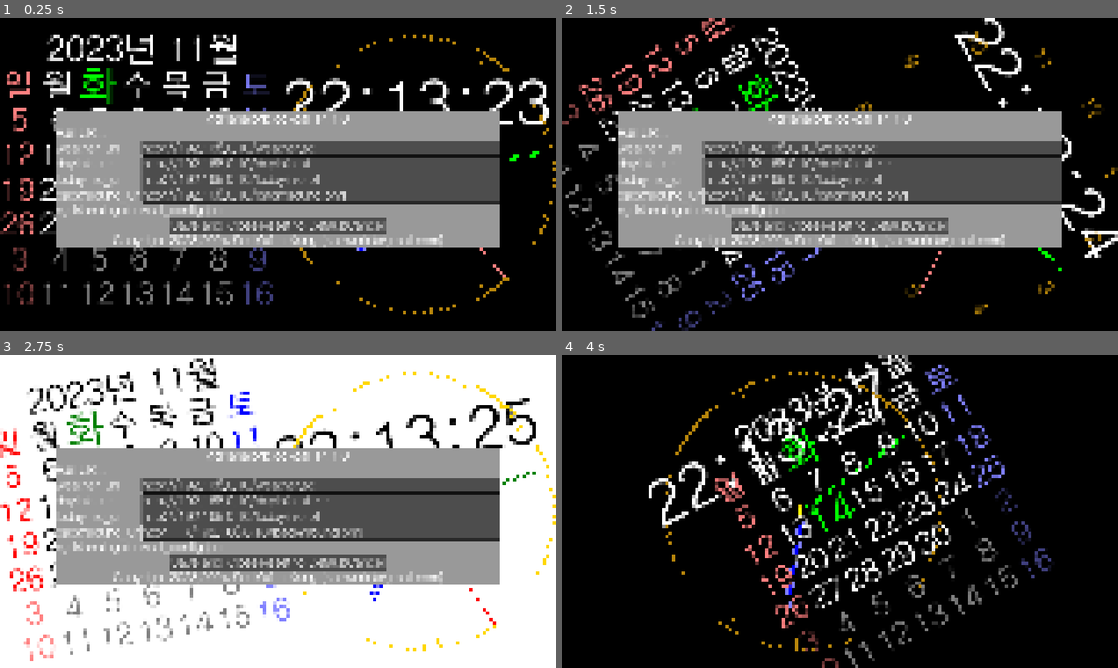
Above: before the commit, frames 1-4 (two rows, left to right).
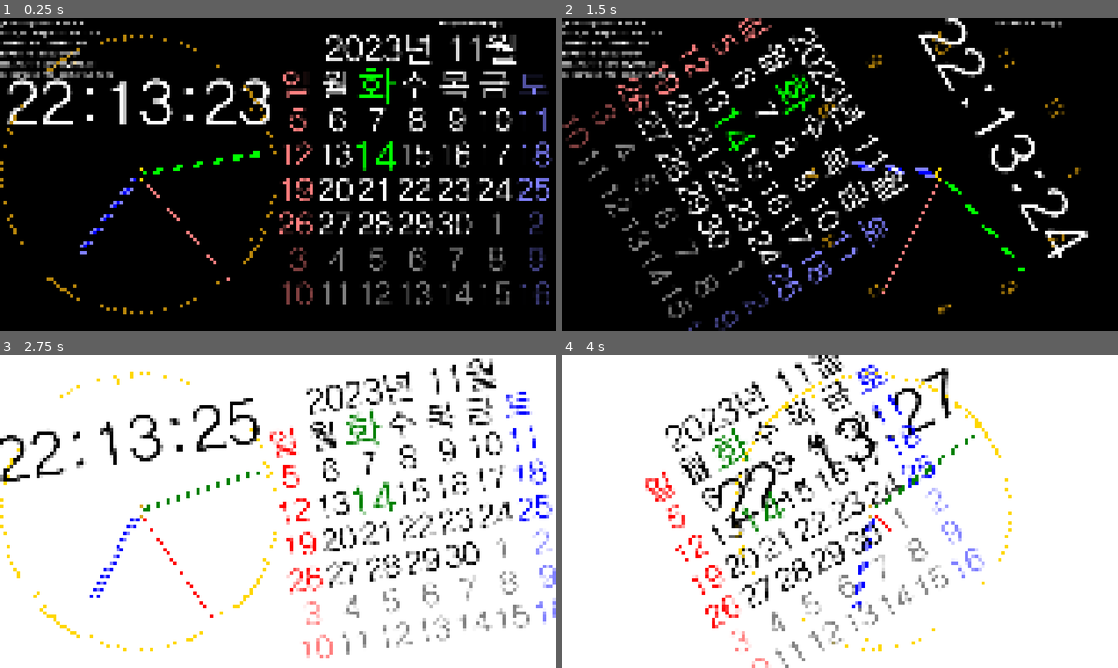
Above: after the commit, the same moments.

Repository: kasworld/gd4analogclockcal
Game: Godot game, scene res://main.tscn
Same seed, same stepped clock (60 frames per second), same inputs: the game is played once before the commit and once after it.
Inputs (mouse positions are in pixels of both pictures, inside the frame that each line leads up to):
- Up to frame 1 (0.25 s): no input
- Up to frame 2 (1.5 s): tap Enter at 0.5, 0.6 s; move the mouse to (962, 158) at 0.52 s; click (962, 158) at 0.67 s; tap Space at 0.77, 1.07 s; tap Z at 0.8, 1.35 s; move the mouse to (728, 190) at 1.27 s; click (728, 190) at 1.42 s
- Up to frame 3 (2.75 s): tap Space at 1.52, 1.55, 1.82, 2.1 s; move the mouse to (333, 442) at 2.02 s; click (333, 442) at 2.17 s; tap Enter at 2.3 s
- Up to frame 4 (4 s): move the mouse to (812, 574) at 2.77 s; tap Enter at 2.85 s; click (812, 574) at 2.92 s; tap Space at 3.02, 3.32, 3.77, 3.8 s; tap Z at 3.05, 3.6 s; move the mouse to (1006, 558) at 3.52 s; click (1006, 558) at 3.67 s

The runs differ from the first frame. In frame 1, 47% of the frame differs, in the area x 0-100%, y 1-95%; in frame 2, 45%; in frame 3, 46%; in frame 4, 96%, in the area x 0-100%, y 0-100%.
Error before the commit: Attempt to call function 'store_line' in base 'null instance' on a null instance. (res://global/config.gd:13)

Commit message:
refactoring

Diff:
--- a/FPS/fps.gd
+++ /dev/null
@@ -1,13 +0,0 @@
-extends Control
-
-func _ready() -> void:
-	update_label_info()
-
-func update_label_info()->void:
-	$LabelInfo.text = """%d FPS (%.2f mspf)""" % [
-	Engine.get_frames_per_second(),
-	1000.0 / Engine.get_frames_per_second(),
-]
-
-func _on_timer_timeout() -> void:
-	update_label_info()
--- a/FPS/fps.tscn
+++ /dev/null
@@ -1,26 +0,0 @@
-[gd_scene load_steps=4 format=3 uid="uid://ctqhdp0co2165"]
-
-[ext_resource type="Script" uid="uid://c7hugax34ni1t" path="res://FPS/fps.gd" id="1_43us5"]
-
-[sub_resource type="SystemFont" id="SystemFont_xcix8"]
-
-[sub_resource type="LabelSettings" id="LabelSettings_8w82p"]
-font = SubResource("SystemFont_xcix8")
-font_size = 32
-outline_size = 2
-outline_color = Color(0, 0, 0, 1)
-
-[node name="FPS" type="Control"]
-layout_mode = 3
-anchors_preset = 0
-script = ExtResource("1_43us5")
-
-[node name="LabelInfo" type="Label" parent="."]
-offset_right = 40.0
-offset_bottom = 23.0
-label_settings = SubResource("LabelSettings_8w82p")
-
-[node name="Timer" type="Timer" parent="."]
-autostart = true
-
-[connection signal="timeout" from="Timer" to="." method="_on_timer_timeout"]
--- a/analog_clock/analog_clock.gd
+++ b/analog_clock/analog_clock.gd
@@ -20,7 +20,10 @@
 
 	info_text = InfoText.new()
 	add_child(info_text)
-	info_text.init_request(config.weather_url,config.dayinfo_url,config.todayinfo_url)
+	info_text.init_request(
+		config.base_url + config.weather_file,
+		config.base_url + config.dayinfo_file,
+		config.base_url + config.todayinfo_file)
 	info_text.text_updated.connect(_on_update_info_text)
 
 	update_color()
--- a/global/config.gd
+++ /dev/null
@@ -1,46 +0,0 @@
-extends Node
-
-func file_full_path(fname :String)->String:
-	return OS.get_system_dir(OS.SYSTEM_DIR_DOCUMENTS) + "/" + fname
-
-func file_exist(fname :String)->bool:
-	return FileAccess.file_exists(file_full_path(fname))
-
-func save_json(fname :String, config :Dictionary)-> String:
-	config.erase("load_error") # remove old load result
-	var fileobj = FileAccess.open( file_full_path(fname), FileAccess.WRITE)
-	var json_string = JSON.stringify(config)
-	fileobj.store_line(json_string)
-	return "%s save" % [file_full_path(fname)]
-
-func new_by_load(fname :String, config :Dictionary, version_key:String)->Dictionary:
-	config.erase("load_error") # remove old load result
-	var rtn = {}
-	var fileobj = FileAccess.open(file_full_path(fname), FileAccess.READ)
-	var json_string = fileobj.get_as_text()
-	var json = JSON.new()
-	var error = json.parse(json_string)
-	if error == OK:
-		rtn = json.data
-		for k in config:
-			if rtn.get(k) == null :
-				rtn.load_error = "field not found %s" % [ k ]
-				break
-		if rtn.get("load_error") == null and ( rtn[version_key] != config[version_key] ):
-			rtn.load_error = "version not match %s %s" % [rtn[version_key] , config[version_key]]
-	else:
-		rtn.load_error = "JSON Parse Error: %s in %s at line %s" % [ json.get_error_message(),  json_string,  json.get_error_line()]
-	return rtn
-
-# call at start
-func load_or_save(fname :String, config :Dictionary, version_key:String)->Dictionary:
-	if !file_exist(fname):
-		save_json(fname,config)
-		return config
-	var new_config = new_by_load(fname,config,version_key)
-	if new_config.get("load_error") != null:
-		print_debug(new_config.load_error)
-		save_json(fname,config)
-		return config
-	else :
-		return new_config
--- /dev/null
+++ b/lib/animation_2d.gd
@@ -0,0 +1,150 @@
+class_name Animation2D
+
+signal animation_ended(st :Node2D, ani :Dictionary)
+
+var animation_list :Array[Dictionary]
+# {Name,  Node2d, Field(position, rotation, scale), SubField(0,1,2) , StartValue, EndValue , StartTick, DurSec }
+
+func get_animation_count() -> int:
+	return animation_list.size()
+
+func is_empty() -> bool:
+	return animation_list.is_empty()
+
+func is_Name_exist(name :String) -> bool:
+	for d in animation_list:
+		if d.Name == name:
+			return true
+	return false
+
+func find_by_Name(name :String) -> Array[Dictionary]:
+	var rtn :Array[Dictionary]
+	for d in animation_list:
+		if d.Name == name:
+			rtn.append(d)
+	return rtn
+
+func is_Field_exist(field :String) -> bool:
+	for d in animation_list:
+		if d.Field == field:
+			return true
+	return false
+
+func find_by_Field(field :String) -> Array[Dictionary]:
+	var rtn :Array[Dictionary]
+	for d in animation_list:
+		if d.Field == field:
+			rtn.append(d)
+	return rtn
+
+func start_move(name :String, node :Node2D, src_val :Vector2, dst_val: Vector2, dur_sec :float) -> Dictionary:
+	var ani := {
+		"Name" : name, # for end signal
+		"Node2D" : node,
+		"Field" : "position",
+		"StartValue" : src_val,
+		"EndValue" : dst_val,
+		"StartTick" : Time.get_unix_time_from_system(),
+		"DurSec" : dur_sec,
+	}
+	animation_list.append(ani)
+	return ani
+
+func start_move_subfield(name :String, node :Node2D, sub_index :int, src_val :float, dst_val: float, dur_sec :float) -> Dictionary:
+	var ani := {
+		"Name" : name, # for end signal
+		"Node2D" : node,
+		"Field" : "position",
+		"SubField" : sub_index,
+		"StartValue" : src_val,
+		"EndValue" : dst_val,
+		"StartTick" : Time.get_unix_time_from_system(),
+		"DurSec" : dur_sec,
+	}
+	animation_list.append(ani)
+	return ani
+
+func start_rotate(name :String, node :Node2D, src_val :Vector2, dst_val: Vector2, dur_sec :float) -> Dictionary:
+	var ani := {
+		"Name" : name, # for end signal
+		"Node2D" : node,
+		"Field" : "rotation",
+		"StartValue" : src_val,
+		"EndValue" : dst_val,
+		"StartTick" : Time.get_unix_time_from_system(),
+		"DurSec" : dur_sec,
+	}
+	animation_list.append(ani)
+	return ani
+
+func start_rotate_subfield(name :String, node :Node2D, sub_index :int, src_val :float, dst_val: float, dur_sec :float) -> Dictionary:
+	var ani := {
+		"Name" : name, # for end signal
+		"Node2D" : node,
+		"Field" : "rotation",
+		"SubField" : sub_index,
+		"StartValue" : src_val,
+		"EndValue" : dst_val,
+		"StartTick" : Time.get_unix_time_from_system(),
+		"DurSec" : dur_sec,
+	}
+	animation_list.append(ani)
+	return ani
+
+
+func start_scale(name :String, node :Node2D, src_val :Vector2, dst_val: Vector2, dur_sec :float) -> Dictionary:
+	var ani := {
+		"Name" : name, # for end signal
+		"Node2D" : node,
+		"Field" : "scale",
+		"StartValue" : src_val,
+		"EndValue" : dst_val,
+		"StartTick" : Time.get_unix_time_from_system(),
+		"DurSec" : dur_sec,
+	}
+	animation_list.append(ani)
+	return ani
+
+func start_scale_subfield(name :String, node :Node2D, sub_index :int, src_val :float, dst_val: float, dur_sec :float) -> Dictionary:
+	var ani := {
+		"Name" : name, # for end signal
+		"Node2D" : node,
+		"Field" : "scale",
+		"SubField" : sub_index,
+		"StartValue" : src_val,
+		"EndValue" : dst_val,
+		"StartTick" : Time.get_unix_time_from_system(),
+		"DurSec" : dur_sec,
+	}
+	animation_list.append(ani)
+	return ani
+
+func handle_animation() -> void:
+	var timenow := Time.get_unix_time_from_system()
+	for i in animation_list.size():
+		var ani :Dictionary = animation_list.pop_front()
+		if ani.Node2D == null:
+			continue
+		var rate :float = (timenow - ani.StartTick) / ani.DurSec
+		if rate >= 1.0:
+			rate = 1.0
+		match ani.Field:
+			"position":
+				if ani.has("SubField"):
+					ani.Node2D.position[ani.SubField] = lerpf(ani.StartValue, ani.EndValue, rate)
+				else:
+					ani.Node2D.position = ani.StartValue.lerp(ani.EndValue, rate)
+			"rotation":
+				if ani.has("SubField"):
+					ani.Node2D.rotation[ani.SubField] = lerpf(ani.StartValue, ani.EndValue, rate)
+				else:
+					ani.Node2D.rotation = ani.StartValue.lerp(ani.EndValue, rate)
+			"scale":
+				if ani.has("SubField"):
+					ani.Node2D.scale[ani.SubField] = lerpf(ani.StartValue, ani.EndValue, rate)
+				else:
+					ani.Node2D.scale = ani.StartValue.lerp(ani.EndValue, rate)
+		if rate >= 1.0:
+			animation_ended.emit(ani.Node2D, ani)
+		else:
+			animation_list.push_back(ani)
--- a/main.gd
+++ b/main.gd
@@ -1,75 +1,72 @@
 extends Node2D
 
-var vp_size :Vector2
+var config = {
+	"base_url" : "http://192.168.0.10/",
+	"weather_file" : "weather.txt",
+	"dayinfo_file" : "dayinfo.txt",
+	"todayinfo_file" : "todayinfo.txt",
+	"background_file" : "background.png",
+}
 
-var file_name = "gd4analogclockcal_config.json"
-var editable_keys = [
-	"weather_url",
-	"dayinfo_url",
-	"todayinfo_url",
-	"background_url",
-	]
-var config = {
-	"version" : "gd4analogclockcal 14.1.0",
-	"weather_url" : "http://192.168.0.10/weather.txt",
-	"dayinfo_url" : "http://192.168.0.10/dayinfo.txt",
-	"todayinfo_url" : "http://192.168.0.10/todayinfo.txt",
-	"background_url" : "http://192.168.0.10/background.png",
-}
+var main_animation := Animation2D.new()
+var anipos_list := []
+func reset_pos()->void:
+	$AnalogClock.position = anipos_list[0]
+	$Calendar.position = anipos_list[1]
+func start_move_animation():
+	main_animation.start_move("clock",$AnalogClock, anipos_list[0], anipos_list[1], 1)
+	main_animation.start_move("clock",$Calendar, anipos_list[1], anipos_list[0], 1)
+	anipos_list = [anipos_list[1], anipos_list[0]]
+
+func on_viewport_size_changed() -> void:
+	var vp_size := get_viewport().get_visible_rect().size
+	var 짧은길이 :float = min(vp_size.x, vp_size.y)
+	var panel_size := Vector2(vp_size.x/2 - 짧은길이/2, vp_size.y)
+	$"왼쪽패널".size = panel_size
+	$"왼쪽패널".custom_minimum_size = panel_size
+	$오른쪽패널.size = panel_size
+	$"오른쪽패널".custom_minimum_size = panel_size
+	$오른쪽패널.position = Vector2(vp_size.x/2 + 짧은길이/2, 0)
+
+	$"왼쪽패널/LabelVersion".text = "%s %s" % [
+			ProjectSettings.get_setting("application/config/name"),
+			ProjectSettings.get_setting("application/config/version"),
+			]
+	var msg := ""
+	for k in config:
+		msg += "%s : %s\n" % [k, config[k] ]
+	$"왼쪽패널/LabelConfig".text = msg
+
+func label_demo() -> void:
+	if $"오른쪽패널/LabelPerformance".visible:
+		$"오른쪽패널/LabelPerformance".text = """%d FPS (%.2f mspf)""" % [
+		Engine.get_frames_per_second(),1000.0 / Engine.get_frames_per_second(),
+		]
 
 # Called when the node enters the scene tree for the first time.
 func _ready() -> void:
+	on_viewport_size_changed()
+	get_viewport().size_changed.connect(on_viewport_size_changed)
+	_on_button_패널보이기_pressed()
+
 	SunRiseSet.test()
-	config = Config.load_or_save(file_name,config,"version" )
 	set_color_mode_by_time()
-	vp_size = get_viewport_rect().size
+	var vp_size = get_viewport_rect().size
 
 	bgimage = Image.create(vp_size.x,vp_size.y,true,Image.FORMAT_RGBA8)
 
 	var sect_width = min(vp_size.x/2,vp_size.y)
-	var calendar_pos = Vector2(sect_width/2,vp_size.y/2)
-	var analogclock_pos = Vector2(vp_size.x - sect_width/2,vp_size.y/2)
-
-	$AnimationPlayer.get_animation("RESET").track_set_key_value(0,0, analogclock_pos)
-	$AnimationPlayer.get_animation("RESET").track_set_key_value(1,0, calendar_pos)
-
-	$AnimationPlayer.get_animation("Move1").track_set_key_value(0,0, analogclock_pos)
-	$AnimationPlayer.get_animation("Move1").track_set_key_value(0,1, calendar_pos)
-	$AnimationPlayer.get_animation("Move1").track_set_key_value(1,0, calendar_pos)
-	$AnimationPlayer.get_animation("Move1").track_set_key_value(1,1, analogclock_pos)
-
-	$AnimationPlayer.get_animation("Move2").track_set_key_value(0,0, calendar_pos)
-	$AnimationPlayer.get_animation("Move2").track_set_key_value(0,1, analogclock_pos)
-	$AnimationPlayer.get_animation("Move2").track_set_key_value(1,0, analogclock_pos)
-	$AnimationPlayer.get_animation("Move2").track_set_key_value(1,1, calendar_pos)
-
+	anipos_list = [Vector2(sect_width/2,vp_size.y/2), Vector2(vp_size.x - sect_width/2,vp_size.y/2)]
 	$Calendar.init( Vector2( sect_width, sect_width) )
-	$Calendar.position = calendar_pos
-
 	$AnalogClock.init(config, sect_width/2, 9 )
-	$AnalogClock.position = analogclock_pos
-
-	var optrect = Rect2( vp_size.x * 0.1 ,vp_size.y * 0.3 , vp_size.x * 0.8 , vp_size.y * 0.4 )
-	$PanelOption.init(file_name,config,editable_keys, optrect)
-	$PanelOption.config_changed.connect(config_changed)
-	$PanelOption.config_reset_req.connect(panel_config_reset_req)
+	reset_pos()
 	init_request_bg()
-
-func reset_pos()->void:
-	$AnimationPlayer.play("RESET")
-
-var move_order := 0
-func start_move_animation():
-	if move_order == 0 :
-		$AnimationPlayer.play("Move1")
-		move_order = 1
-	else :
-		$AnimationPlayer.play("Move2")
-		move_order = 0
 
 # Called every frame. 'delta' is the elapsed time since the previous frame.
 func _process(_delta: float) -> void:
+	label_demo()
 	rot_by_accel()
+	main_animation.handle_animation()
 
 func _notification(what: int) -> void:
 	# app resume on android
@@ -96,41 +93,43 @@
 	$AnalogClock.rotation = rad
 	$Calendar.rotation = rad
 
+var key2fn = {
+	KEY_ESCAPE:_on_button_esc_pressed,
+	KEY_ENTER : _on_button_패널보이기_pressed,
+	KEY_SPACE : _on_button_패널보이기_pressed,
+	KEY_Z : start_move_animation,
+}
+func _on_button_esc_pressed() -> void:
+	get_tree().quit()
+
+func _on_button_패널보이기_pressed() -> void:
+	패널보이기(true)
+	$"Timer패널숨기기".start(3)
+
+func _on_timer패널숨기기_timeout() -> void:
+	패널보이기(false)
+
+func 패널보이기(b :bool) -> void:
+	$"왼쪽패널".visible = b
+	$"오른쪽패널".visible = b
+
 # esc to exit
 func _unhandled_input(event: InputEvent) -> void:
 	if event is InputEventKey and event.pressed:
-		if event.keycode == KEY_ESCAPE:
-			get_tree().quit()
-		elif event.keycode == KEY_ENTER:
-			_on_button_option_pressed()
-		elif event.keycode == KEY_Z:
-			start_move_animation()
+		var fn = key2fn.get(event.keycode)
+		if fn != null:
+			fn.call()
 		else:
 			update_color_with_mode(not Global2d.dark_mode)
 
 	elif event is InputEventMouseButton and event.is_pressed():
 		update_color_with_mode(not Global2d.dark_mode)
 
-func _on_button_option_pressed() -> void:
-	$PanelOption.visible = not $PanelOption.visible
-
-func _on_auto_hide_option_panel_timeout() -> void:
-	$PanelOption.hide()
-
-func panel_config_reset_req()->void:
-	$PanelOption.config_to_control(file_name,config,editable_keys)
-
-func config_changed(cfg :Dictionary):
-	#update config
-	for k in cfg:
-		config[k]=cfg[k]
-	bg_request.url_to_get = config["background_url"]
-	bg_request.force_update()
 
 var bg_request :MyHTTPRequest
 func init_request_bg()->void:
 	bg_request = MyHTTPRequest.new(
-		config["background_url"],
+		config.base_url + config.background_file,
 		60, bgimage_success, bgimage_fail,
 	)
 	add_child(bg_request)
--- a/main.tscn
+++ b/main.tscn
@@ -1,98 +1,14 @@
-[gd_scene load_steps=10 format=3 uid="uid://btxtva4j47rfm"]
+[gd_scene load_steps=6 format=3 uid="uid://btxtva4j47rfm"]
 
 [ext_resource type="Script" uid="uid://c4k65vhwt2ga6" path="res://main.gd" id="1_q4spd"]
 [ext_resource type="PackedScene" uid="uid://66uu15vflcpu" path="res://analog_clock/analog_clock.tscn" id="5_lttaa"]
-[ext_resource type="PackedScene" uid="uid://ctqhdp0co2165" path="res://FPS/fps.tscn" id="6_s57kk"]
 [ext_resource type="PackedScene" uid="uid://jnn68hq25txp" path="res://calendar/calendar.tscn" id="6_thwpy"]
-[ext_resource type="PackedScene" uid="uid://btysv8q6rp8ku" path="res://panel_option/panel_option.tscn" id="6_wscdf"]
 
-[sub_resource type="Animation" id="Animation_cva3p"]
-resource_name = "Move1"
-tracks/0/type = "value"
-tracks/0/imported = false
-tracks/0/enabled = true
-tracks/0/path = NodePath("AnalogClock:position")
-tracks/0/interp = 1
-tracks/0/loop_wrap = true
-tracks/0/keys = {
-"times": PackedFloat32Array(0, 1),
-"transitions": PackedFloat32Array(1, 1),
-"update": 0,
-"values": [Vector2(0, 0), Vector2(0, 0)]
-}
-tracks/1/type = "value"
-tracks/1/imported = false
-tracks/1/enabled = true
-tracks/1/path = NodePath("Calendar:position")
-tracks/1/interp = 1
-tracks/1/loop_wrap = true
-tracks/1/keys = {
-"times": PackedFloat32Array(0, 1),
-"transitions": PackedFloat32Array(1, 1),
-"update": 0,
-"values": [Vector2(0, 0), Vector2(0, 0)]
-}
+[sub_resource type="Theme" id="Theme_lquwl"]
+default_font_size = 48
 
-[sub_resource type="Animation" id="Animation_65m4u"]
-resource_name = "Move2"
-tracks/0/type = "value"
-tracks/0/imported = false
-tracks/0/enabled = true
-tracks/0/path = NodePath("AnalogClock:position")
-tracks/0/interp = 1
-tracks/0/loop_wrap = true
-tracks/0/keys = {
-"times": PackedFloat32Array(0, 1),
-"transitions": PackedFloat32Array(1, 1),
-"update": 0,
-"values": [Vector2(0, 0), Vector2(0, 0)]
-}
-tracks/1/type = "value"
-tracks/1/imported = false
-tracks/1/enabled = true
-tracks/1/path = NodePath("Calendar:position")
-tracks/1/interp = 1
-tracks/1/loop_wrap = true
-tracks/1/keys = {
-"times": PackedFloat32Array(0, 1),
-"transitions": PackedFloat32Array(1, 1),
-"update": 0,
-"values": [Vector2(0, 0), Vector2(0, 0)]
-}
-
-[sub_resource type="Animation" id="Animation_3fbqk"]
-length = 0.001
-tracks/0/type = "value"
-tracks/0/imported = false
-tracks/0/enabled = true
-tracks/0/path = NodePath("Calendar:position")
-tracks/0/interp = 1
-tracks/0/loop_wrap = true
-tracks/0/keys = {
-"times": PackedFloat32Array(0),
-"transitions": PackedFloat32Array(1),
-"update": 0,
-"values": [Vector2(0, 0)]
-}
-tracks/1/type = "value"
-tracks/1/imported = false
-tracks/1/enabled = true
-tracks/1/path = NodePath("AnalogClock:position")
-tracks/1/interp = 1
-tracks/1/loop_wrap = true
-tracks/1/keys = {
-"times": PackedFloat32Array(0),
-"transitions": PackedFloat32Array(1),
-"update": 0,
-"values": [Vector2(0, 0)]
-}
-
-[sub_resource type="AnimationLibrary" id="AnimationLibrary_4plb1"]
-_data = {
-&"Move1": SubResource("Animation_cva3p"),
-&"Move2": SubResource("Animation_65m4u"),
-&"RESET": SubResource("Animation_3fbqk")
-}
+[sub_resource type="Theme" id="Theme_7mycd"]
+default_font_size = 48
 
 [node name="Main" type="Node2D"]
 script = ExtResource("1_q4spd")
@@ -104,10 +20,7 @@
 [node name="TimerDayNight" type="Timer" parent="."]
 autostart = true
 
-[node name="PanelOption" parent="." instance=ExtResource("6_wscdf")]
-z_index = 1
-
-[node name="AutoHideOptionPanel" type="Timer" parent="."]
+[node name="Timer패널숨기기" type="Timer" parent="."]
 wait_time = 3.0
 one_shot = true
 autostart = true
@@ -116,15 +29,24 @@
 
 [node name="Calendar" parent="." instance=ExtResource("6_thwpy")]
 
-[node name="FPS" parent="." instance=ExtResource("6_s57kk")]
-visible = false
-size_flags_horizontal = 3
-size_flags_vertical = 3
+[node name="왼쪽패널" type="VBoxContainer" parent="."]
+offset_right = 40.0
+offset_bottom = 40.0
+theme = SubResource("Theme_lquwl")
 
-[node name="AnimationPlayer" type="AnimationPlayer" parent="."]
-libraries = {
-&"": SubResource("AnimationLibrary_4plb1")
-}
+[node name="LabelVersion" type="Label" parent="왼쪽패널"]
+layout_mode = 2
+
+[node name="LabelConfig" type="Label" parent="왼쪽패널"]
+layout_mode = 2
+
+[node name="오른쪽패널" type="VBoxContainer" parent="."]
+offset_right = 40.0
+offset_bottom = 40.0
+theme = SubResource("Theme_7mycd")
+
+[node name="LabelPerformance" type="Label" parent="오른쪽패널"]
+layout_mode = 2
 
 [connection signal="timeout" from="TimerDayNight" to="." method="_on_timer_day_night_timeout"]
-[connection signal="timeout" from="AutoHideOptionPanel" to="." method="_on_auto_hide_option_panel_timeout"]
+[connection signal="timeout" from="Timer패널숨기기" to="." method="_on_timer패널숨기기_timeout"]
--- a/project.godot
+++ b/project.godot
@@ -11,8 +11,9 @@
 [application]
 
 config/name="gd4analogclockcal"
+config/version="14.1.0"
 run/main_scene="res://main.tscn"
-config/features=PackedStringArray("4.4", "Forward Plus")
+config/features=PackedStringArray("4.5", "Forward Plus")
 boot_splash/fullsize=false
 boot_splash/use_filter=false
 boot_splash/image="res://analog_clock.png"
@@ -21,7 +22,6 @@
 [autoload]
 
 Global2d="*res://global/global2d.gd"
-Config="*res://global/config.gd"
 
 [display]
 
Not shown, removed: FPS/fps.gd.uid
Not shown, changed: HakgyoansimBareondotumR.ttf.import
Not shown, changed: analog_clock.png.import
Not shown, removed: global/config.gd.uid
Not shown, added: lib/animation_2d.gd.uid
